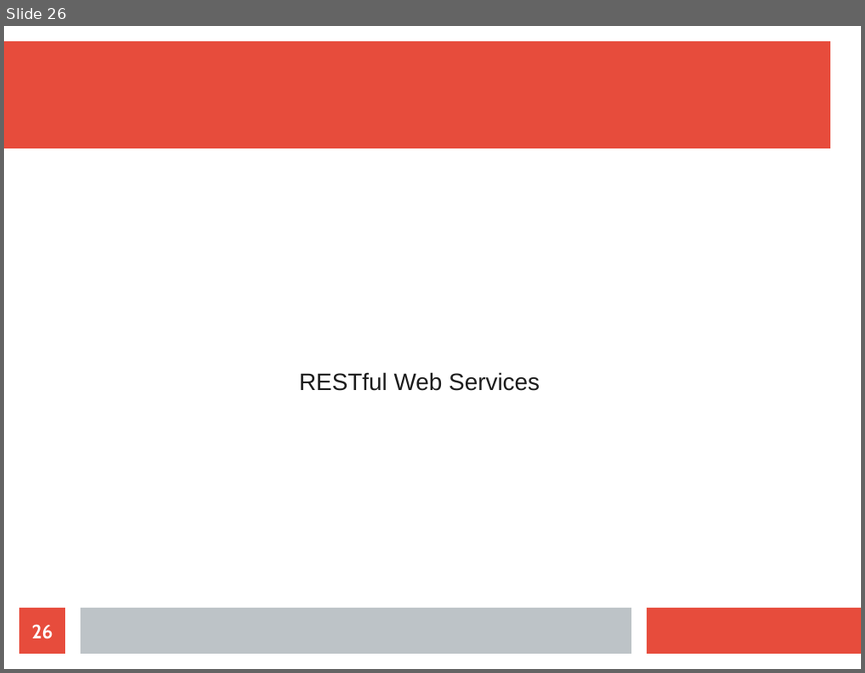
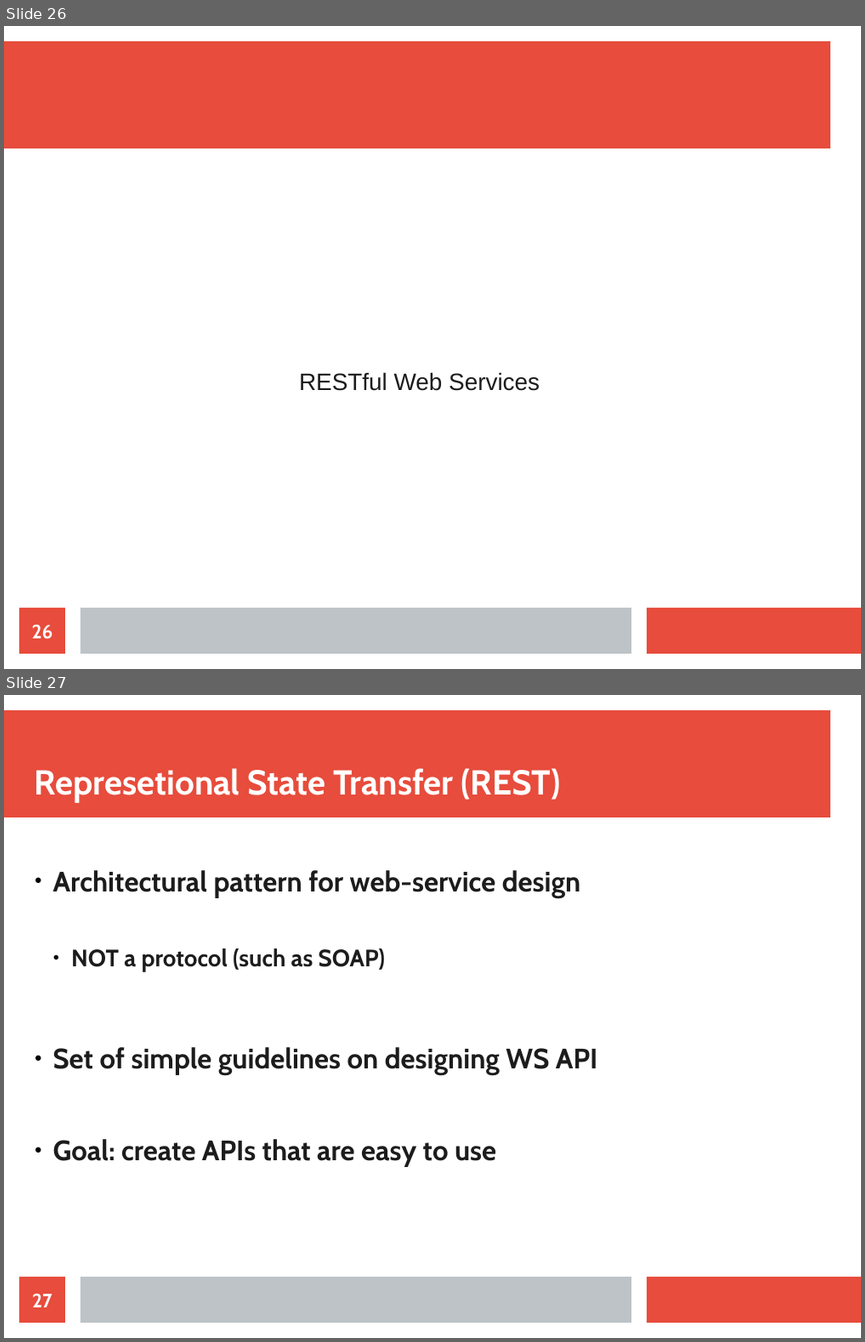
Before and after one commit to maxotta/pia-labs, a slide deck: lectures/ws_wsockets/ws_wsockets.odp. Shown one above the other, each under a label of ours: slide 26 before the commit, slides 26 and 27 after it. The pictures are 865x673 and 865x1342 pixels, drawn with LibreOffice and Linux fonts; fonts in the diff are those of the drawing. Boxes give left, top, right and bottom in pixels: in the first picture for what was removed or moved away, otherwise in the second. Text is boxed around its words. In the diff, an @@ line names an element or a change of style, - is before the commit and + after.

```diff
--- a/lectures/ws_wsockets/ws_wsockets.odp
+++ b/lectures/ws_wsockets/ws_wsockets.odp
@@ slide 27 added at <box>4,695,861,1338</box>, background #FFFFFF; not listed: 3 template elements that a slide beside it also shows @@
@@ title added at <box>35,768,561,803</box>, 32 pt, text #FFFFFF, bold @@
+Represetional State Transfer (REST)
@@ text added at <box>53,870,598,1167</box>, 26 pt, text #1C1C1C, bold @@
+● Architectural pattern for web-service design
+  ● NOT a protocol (such as SOAP)
+● Set of simple guidelines on designing WS API
+● Goal: create APIs that are easy to use
@@ page number added at <box>19,1276,65,1322</box>, fill #E74C3C, 18 pt, text #FFFFFF, bold @@
+27
```
Also in this commit, not shown: 20 other slides added.
